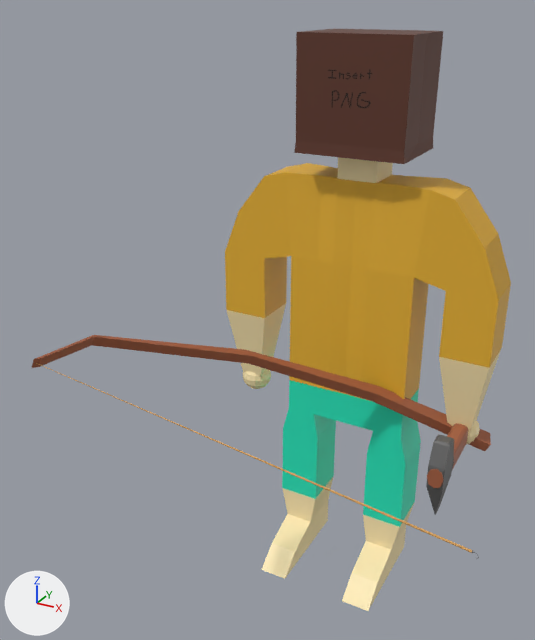
One commit to the FBX model Assets/Resources/PlayerModel/IHmaincharacter.fbx: the scene before it, then after it.
The view is the same before and after, from a camera (50 mm lens) standing at (6.04, -15.47, 13.96) and looking at (-0.94, -2.78, 7.61). Arrows for +X, +Y and +Z are at lower left; the lights stay in place. Where no turn or scale is listed for an object, it has been applied to the vertices.

Objects in the first picture: 'Chest', 'Feet', 'Forearms', 'Legs', 'Neck', 'Paper Bag', 'fishing_rod', 'stone_axe'.
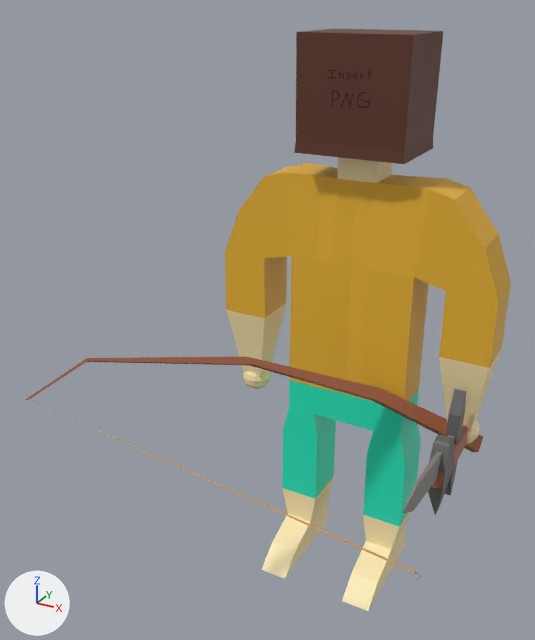
The edits, one by one:
Material 'DarkWood' (mat_darkwood) is new.
Its base color is (0.111, 0.0374, 0.0185) (brown #5e3625).
Material 'Light Stone' (mat_light_stone) is new.
Its base color is (0.238, 0.227, 0.208) (grey #86837e).
Mesh me_cube_011 is new.
It has 120 vertices, 120 faces and spans x -0.16..0.11, y -3.14..2.1, z -1.33..1.25.
Faces by material slot: [102, 12, 6].
It uses material mat_stone (dark grey #616161).
It uses material mat_light_stone (grey #86837e).
It uses material mat_darkwood (brown #5e3625).
Object 'fishing_rod' (ob_fishing_rod) moves from (3.3, -0.61, 6.71) to (3.65, -1.63, 5.67).
Object 'fishing_rod' (ob_fishing_rod) turns from (0, 0, 0) to (29, 24, -4.1) degrees about x, y and z.
Object 'stone_sword' (ob_stone_sword) is new; it shows me_cube_011.
Its location is (2.85, -1.26, 4.7).

Changed parts and their boxes (x1, y1, x2, y2) in the pictures (535 x 640 px):
'fishing_rod', moved, turned
    before: (32, 335, 491, 559)
    after: (25, 357, 483, 580)
'stone_sword', added
    after: (403, 389, 466, 513)
    faces in mat_stone (dark grey #616161): (444, 389, 466, 496)
    faces in mat_light_stone (grey #86837e): (403, 435, 455, 513)
